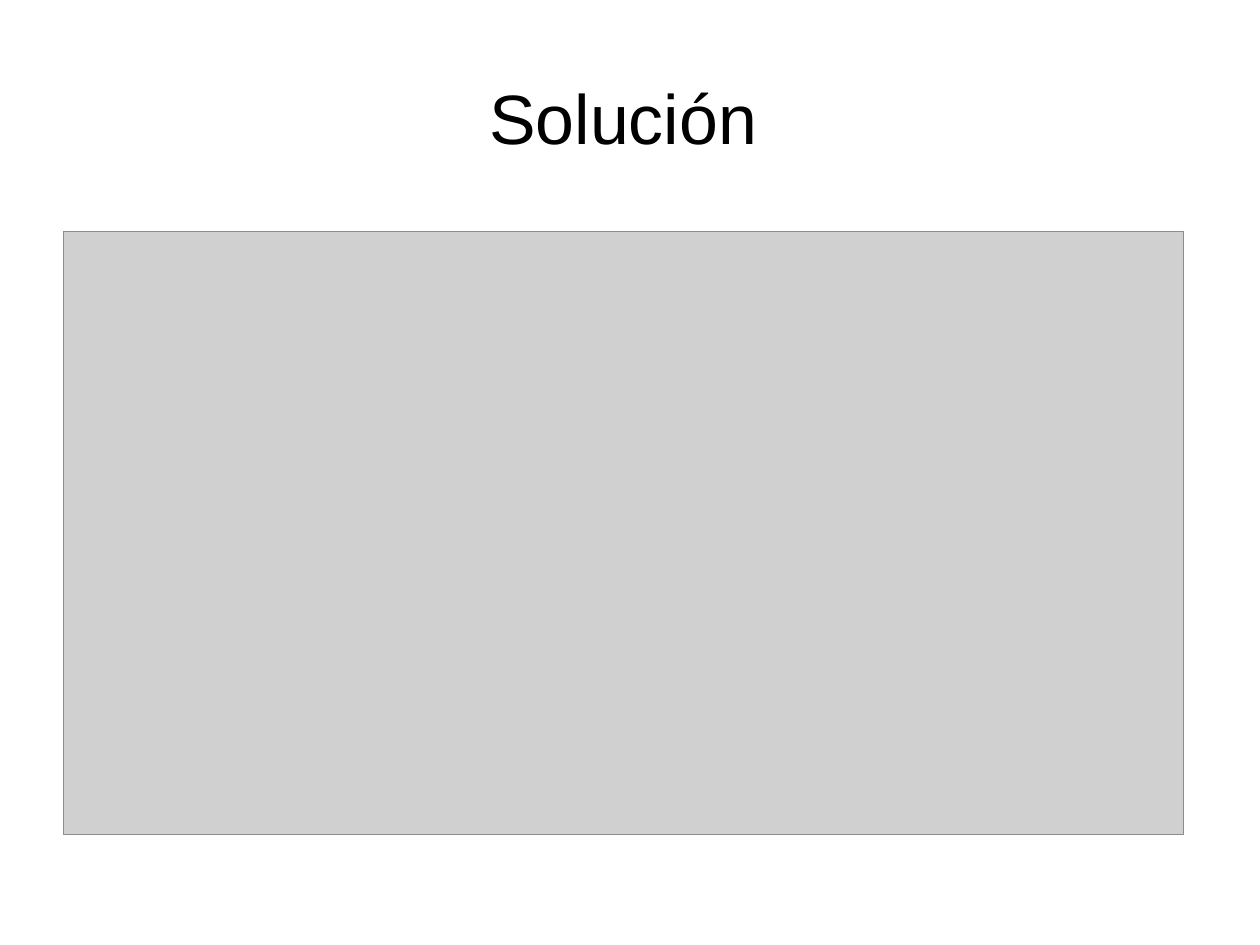
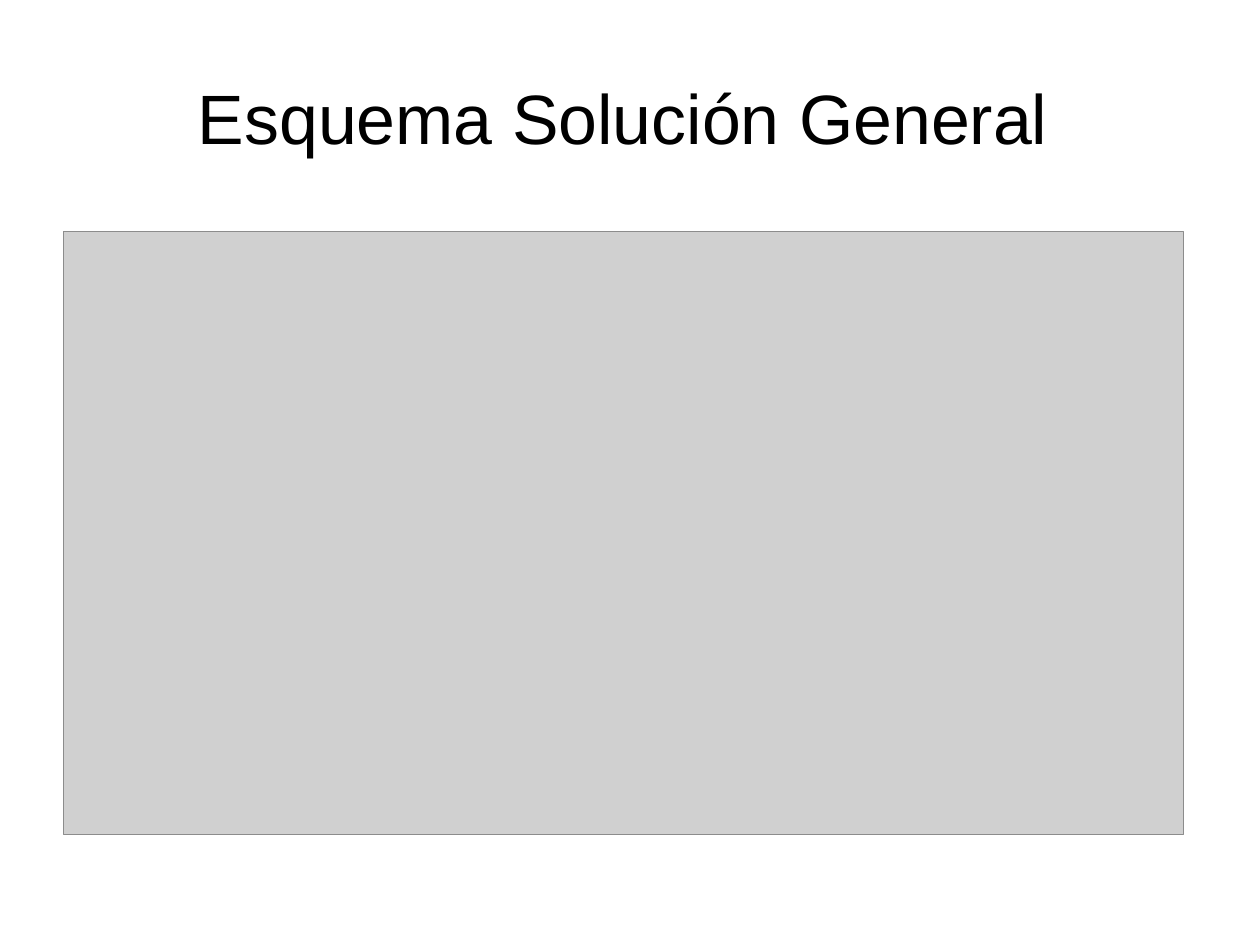
Before and after one commit to danielsalgadop/sac, a slide deck: slide 6 of docs/presentation/social_access_controller.odp. Drawn at 1260x945 pixels with LibreOffice and Linux fonts; fonts in the diff are those of the drawing; grey boxes stand for pictures. Boxes give left, top, right and bottom in pixels: in the first picture for what was removed or moved away, otherwise in the second. Text is boxed around its words. In the diff, an @@ line names an element or a change of style, - is before the commit and + after.

```diff
--- a/docs/presentation/social_access_controller.odp
+++ b/docs/presentation/social_access_controller.odp
@@ title at bbox=[198, 92, 1047, 157]: text changed @@
-Solución
+Esquema Solución General
```
Also in this commit, not shown: 1 other slide changed, 1 slide added, 4 other files.
